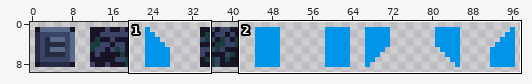
Edited in one commit: sprite sheet (assets/tileset.png). Above: a wide view before the commit, with the close-up outlined.
Close-up. Old version:
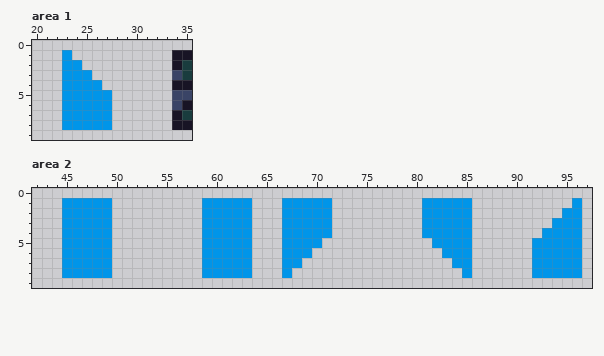
The file is 98x10 pixels. Shown: area 1: x 20..35, y 0..9; area 2: x 42..97, y 0..9.
And afterwards:
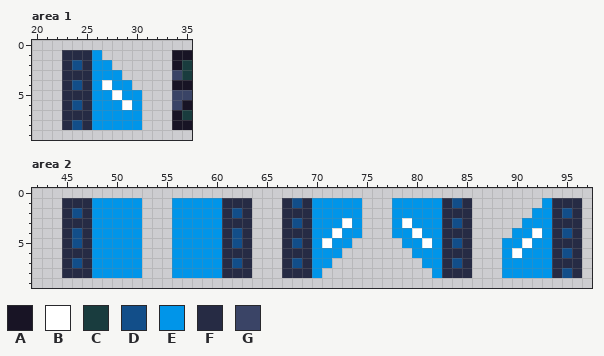
Palette (. is transparent): A #181425  B #ffffff  C #193c3e  D #124e89  E #0095e9  F #262b44  G #3a4466
Change:
{"where": "area 1"}
{"y":1,"x":23,"old":"E...","new":"FFFE"}
{"y":2,"x":23,"old":"EE...","new":"FDFEE"}
{"y":3,"x":23,"old":"EEE...","new":"FFFEEE"}
{"y":4,"x":23,"old":"EEE","new":"FDF"}
{"y":4,"x":27,"old":"...","new":"BEE"}
{"y":5,"x":23,"old":"EEE","new":"FFF"}
{"y":5,"x":28,"old":"...","new":"BEE"}
{"y":6,"x":23,"old":"EEE","new":"FDF"}
{"y":6,"x":28,"old":"...","new":"EBE"}
{"y":7,"x":23,"old":"EEE","new":"FFF"}
{"y":7,"x":28,"old":"...","new":"EEE"}
{"y":8,"x":23,"old":"EEE","new":"FDF"}
{"y":8,"x":28,"old":"...","new":"EEE"}
{"where": "area 2"}
{"y":1,"x":45,"old":"EEE","new":"FFF"}
{"y":1,"x":50,"old":"...","new":"EEE"}
{"y":1,"x":56,"old":"...","new":"EEE"}
{"y":1,"x":61,"old":"EEE","new":"FFF"}
{"y":1,"x":67,"old":"EEE","new":"FDF"}
{"y":1,"x":72,"old":"...","new":"EEE"}
{"y":1,"x":78,"old":"...","new":"EEE"}
{"y":1,"x":83,"old":"EEE","new":"FDF"}
{"y":1,"x":93,"old":"...E","new":"EFFF"}
{"y":2,"x":45,"old":"EEE","new":"FDF"}
{"y":2,"x":50,"old":"...","new":"EEE"}
{"y":2,"x":56,"old":"...","new":"EEE"}
{"y":2,"x":61,"old":"EEE","new":"FDF"}
{"y":2,"x":67,"old":"EEE","new":"FFF"}
{"y":2,"x":72,"old":"...","new":"EEE"}
{"y":2,"x":78,"old":"...","new":"EEE"}
{"y":2,"x":83,"old":"EEE","new":"FFF"}
{"y":2,"x":92,"old":"...EE","new":"EEFDF"}
{"y":3,"x":45,"old":"EEE","new":"FFF"}
{"y":3,"x":50,"old":"...","new":"EEE"}
{"y":3,"x":56,"old":"...","new":"EEE"}
{"y":3,"x":61,"old":"EEE","new":"FFF"}
{"y":3,"x":67,"old":"EEE","new":"FDF"}
{"y":3,"x":72,"old":"...","new":"EBE"}
{"y":3,"x":78,"old":"...","new":"EBE"}
{"y":3,"x":83,"old":"EEE","new":"FDF"}
{"y":3,"x":91,"old":"...EEE","new":"EEEFFF"}
{"y":4,"x":45,"old":"EEE","new":"FDF"}
{"y":4,"x":50,"old":"...","new":"EEE"}
{"y":4,"x":56,"old":"...","new":"EEE"}
{"y":4,"x":61,"old":"EEE","new":"FDF"}
{"y":4,"x":67,"old":"EEE","new":"FFF"}
{"y":4,"x":72,"old":"...","new":"BEE"}
{"y":4,"x":78,"old":"...","new":"EEB"}
{"y":4,"x":83,"old":"EEE","new":"FFF"}
{"y":4,"x":90,"old":"...","new":"EEB"}
{"y":4,"x":94,"old":"EEE","new":"FDF"}
{"y":5,"x":45,"old":"EEE","new":"FDF"}
{"y":5,"x":50,"old":"...","new":"EEE"}
{"y":5,"x":56,"old":"...","new":"EEE"}
{"y":5,"x":61,"old":"EEE","new":"FDF"}
{"y":5,"x":67,"old":"EEE","new":"FDF"}
{"y":5,"x":71,"old":"...","new":"BEE"}
{"y":5,"x":79,"old":"...","new":"EEB"}
{"y":5,"x":83,"old":"EEE","new":"FDF"}
{"y":5,"x":89,"old":"...","new":"EEB"}
{"y":5,"x":94,"old":"EEE","new":"FFF"}
{"y":6,"x":45,"old":"EEE","new":"FFF"}
{"y":6,"x":50,"old":"...","new":"EEE"}
{"y":6,"x":56,"old":"...","new":"EEE"}
{"y":6,"x":61,"old":"EEE","new":"FFF"}
{"y":6,"x":67,"old":"EEE...","new":"FFFEEE"}
{"y":6,"x":80,"old":"...EEE","new":"EEEFFF"}
{"y":6,"x":89,"old":"...","new":"EBE"}
{"y":6,"x":94,"old":"EEE","new":"FDF"}
{"y":7,"x":45,"old":"EEE","new":"FDF"}
{"y":7,"x":50,"old":"...","new":"EEE"}
{"y":7,"x":56,"old":"...","new":"EEE"}
{"y":7,"x":61,"old":"EEE","new":"FDF"}
{"y":7,"x":67,"old":"EE...","new":"FDFEE"}
{"y":7,"x":81,"old":"...EE","new":"EEFDF"}
{"y":7,"x":89,"old":"...","new":"EEE"}
{"y":7,"x":94,"old":"EEE","new":"FFF"}
{"y":8,"x":45,"old":"EEE","new":"FFF"}
{"y":8,"x":50,"old":"...","new":"EEE"}
{"y":8,"x":56,"old":"...","new":"EEE"}
{"y":8,"x":61,"old":"EEE","new":"FFF"}
{"y":8,"x":67,"old":"E...","new":"FFFE"}
{"y":8,"x":82,"old":"...E","new":"EFFF"}
{"y":8,"x":89,"old":"...","new":"EEE"}
{"y":8,"x":94,"old":"EEE","new":"FDF"}
{"label":"changed","picture_box":[62,50,142,130]}
{"label":"changed","picture_box":[62,198,362,278]}
{"label":"changed","picture_box":[392,198,582,278]}
